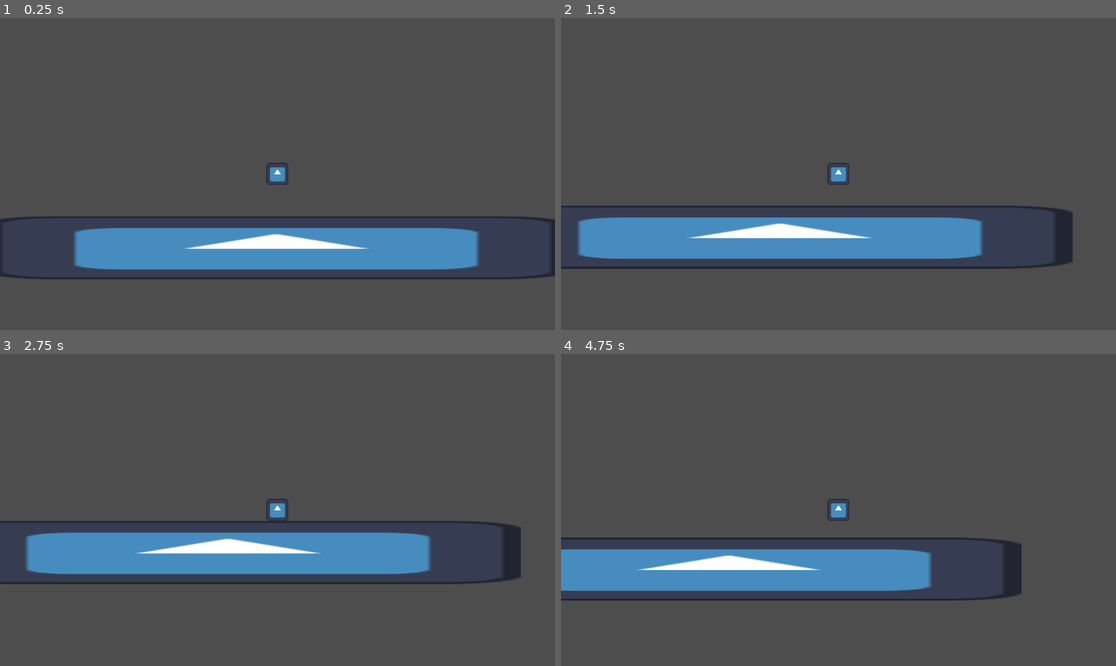
Above: before the commit, frames 1-4 (two rows, left to right).
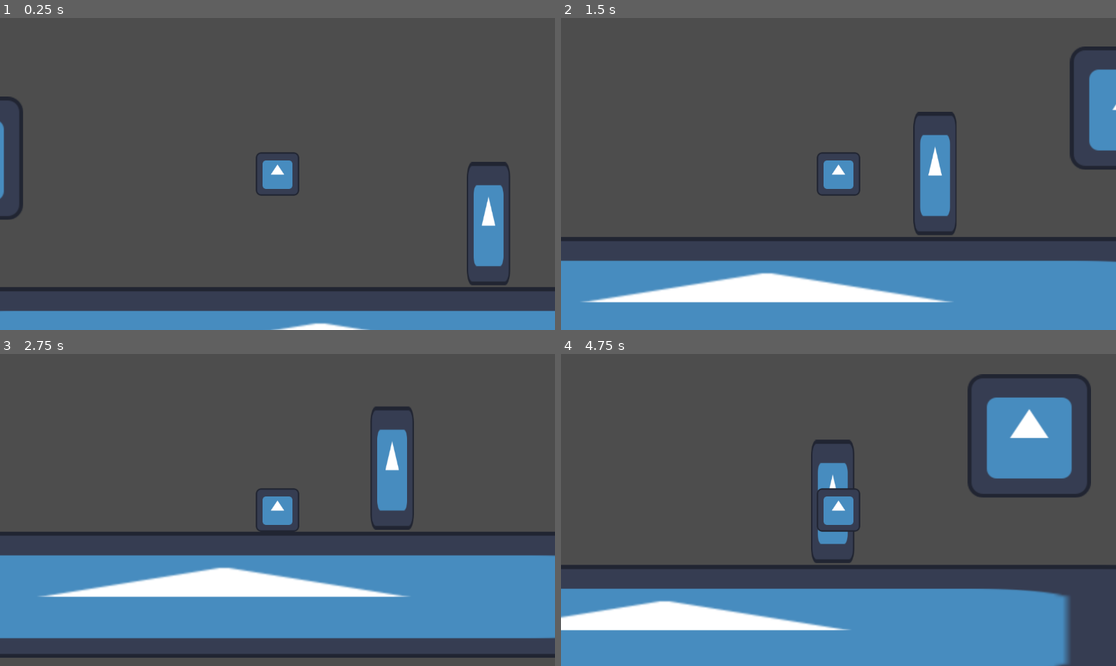
Above: after the commit, the same moments.

Repository: Andre700/Time_Flip
Game: Godot game, scene res://scenes/level.tscn
Two runs of this game, one before a commit and one after it. Both use one fixed random seed, a clock stepped at 60 frames per second and the inputs below. The engine's default icon, where the game draws it, is replaced by a stand-in: a white triangle on a blue panel in a dark square.
Inputs:
- Up to frame 1 (0.25 s): no input
- Up to frame 2 (1.5 s): hold D (move_right) from 0.53 s (still down); tap F (action, bound only after the commit) at 0.6, 1.35 s; tap Space (jump) at 0.77 s
- Up to frame 3 (2.75 s): tap Space (jump) at 1.52 s; release D (move_right) at 2.03 s; hold A (move_left) from 2.03 s (still down); tap F (action, bound only after the commit) at 2.1 s
- Up to frame 4 (4.75 s): release A (move_left) at 2.78 s; hold D (move_right) 2.78-4.28 s; tap F (action, bound only after the commit) at 2.85, 3.6, 4.35 s; tap Space (jump) at 3.02, 3.77, 4.52 s; hold A (move_left) from 4.28 s (still down)

The runs differ from the first frame. In frame 1, 22% of the frame differs, in the area x 0-100%, y 25-100%; in frame 2, 37%; in frame 3, 33%; in frame 4, 39%, in the area x 0-100%, y 6-100%.

Commit message:
Created initial level flip implementation

Diff:
--- a/project.godot
+++ b/project.godot
@@ -33,6 +33,11 @@
 "events": [Object(InputEventKey,"resource_local_to_scene":false,"resource_name":"","device":-1,"window_id":0,"alt_pressed":false,"shift_pressed":false,"ctrl_pressed":false,"meta_pressed":false,"pressed":false,"keycode":0,"physical_keycode":32,"key_label":0,"unicode":32,"echo":false,"script":null)
 ]
 }
+action={
+"deadzone": 0.5,
+"events": [Object(InputEventKey,"resource_local_to_scene":false,"resource_name":"","device":-1,"window_id":0,"alt_pressed":false,"shift_pressed":false,"ctrl_pressed":false,"meta_pressed":false,"pressed":false,"keycode":0,"physical_keycode":70,"key_label":0,"unicode":102,"echo":false,"script":null)
+]
+}
 
 [layer_names]
 
--- /dev/null
+++ b/scenes/flip_point.tscn
@@ -0,0 +1,21 @@
+[gd_scene load_steps=4 format=3 uid="uid://b6w3xc0u2o77p"]
+
+[ext_resource type="Script" path="res://scripts/flip_point.gd" id="1_k2alu"]
+[ext_resource type="Texture2D" uid="uid://bfcy68bi306i4" path="res://icon.svg" id="2_o6rrl"]
+
+[sub_resource type="RectangleShape2D" id="RectangleShape2D_0r786"]
+size = Vector2(44, 128)
+
+[node name="FlipPoint" type="Area2D" groups=["flip_point"]]
+position = Vector2(693, 219)
+collision_mask = 2
+script = ExtResource("1_k2alu")
+
+[node name="Sprite2D" type="Sprite2D" parent="."]
+position = Vector2(17, -1)
+scale = Vector2(0.351563, 1)
+texture = ExtResource("2_o6rrl")
+
+[node name="CollisionShape2D" type="CollisionShape2D" parent="."]
+position = Vector2(17, -1)
+shape = SubResource("RectangleShape2D_0r786")
--- a/scenes/level.tscn
+++ b/scenes/level.tscn
@@ -1,12 +1,36 @@
-[gd_scene load_steps=4 format=3 uid="uid://ena3j1xs88qo"]
+[gd_scene load_steps=7 format=3 uid="uid://ena3j1xs88qo"]
 
 [ext_resource type="Texture2D" uid="uid://bfcy68bi306i4" path="res://icon.svg" id="1_4dw0p"]
+[ext_resource type="Script" path="res://scripts/level.gd" id="1_kscwo"]
 [ext_resource type="PackedScene" uid="uid://dypj618bp5h6a" path="res://scenes/player.tscn" id="2_t1d67"]
+[ext_resource type="PackedScene" uid="uid://b6w3xc0u2o77p" path="res://scenes/flip_point.tscn" id="3_2bqkp"]
+
+[sub_resource type="RectangleShape2D" id="RectangleShape2D_4dlwo"]
+size = Vector2(129, 126)
 
 [sub_resource type="RectangleShape2D" id="RectangleShape2D_27qo3"]
 size = Vector2(1217, 127)
 
 [node name="Level" type="Node2D"]
+script = ExtResource("1_kscwo")
+
+[node name="World B" type="Node2D" parent="."]
+
+[node name="StaticBody2D" type="StaticBody2D" parent="World B" groups=["world_b"]]
+
+[node name="Sprite2D2" type="Sprite2D" parent="World B/StaticBody2D"]
+position = Vector2(914, 150)
+texture = ExtResource("1_4dw0p")
+
+[node name="CollisionShape2D" type="CollisionShape2D" parent="World B/StaticBody2D"]
+position = Vector2(913.5, 150)
+shape = SubResource("RectangleShape2D_4dlwo")
+
+[node name="World A" type="Node2D" parent="." groups=["world_a"]]
+
+[node name="Sprite2D" type="Sprite2D" parent="World A"]
+position = Vector2(163, 150)
+texture = ExtResource("1_4dw0p")
 
 [node name="StaticBody2D" type="StaticBody2D" parent="."]
 position = Vector2(534, 348)
@@ -21,5 +45,7 @@
 position = Vector2(0.5, -0.5)
 shape = SubResource("RectangleShape2D_27qo3")
 
-[node name="CharacterBody2D" parent="." instance=ExtResource("2_t1d67")]
-position = Vector2(538, 183)
+[node name="FlipPoint" parent="." instance=ExtResource("3_2bqkp")]
+
+[node name="Player" parent="." instance=ExtResource("2_t1d67")]
+position = Vector2(491, 153)
--- a/scenes/player.tscn
+++ b/scenes/player.tscn
@@ -6,7 +6,7 @@
 [sub_resource type="RectangleShape2D" id="RectangleShape2D_f84o3"]
 size = Vector2(45, 45)
 
-[node name="Player" type="CharacterBody2D"]
+[node name="Player" type="CharacterBody2D" groups=["player"]]
 position = Vector2(0, 1)
 collision_layer = 2
 script = ExtResource("1_c0c2b")
@@ -19,3 +19,4 @@
 shape = SubResource("RectangleShape2D_f84o3")
 
 [node name="Camera2D" type="Camera2D" parent="."]
+zoom = Vector2(2, 2)
--- /dev/null
+++ b/scripts/flip_point.gd
@@ -0,0 +1,9 @@
+extends Area2D
+
+signal flip_world
+
+@onready var player = get_tree().get_first_node_in_group('player')
+
+func _process(delta):
+	if overlaps_body(player) and Input.is_action_just_pressed("action"):
+		flip_world.emit()
--- /dev/null
+++ b/scripts/level.gd
@@ -0,0 +1,27 @@
+extends Node2D
+
+@onready var area = $Area2D
+
+var flip_points
+
+func _ready():
+	flip_points = get_tree().get_nodes_in_group("flip_point")
+	for point in flip_points:
+		point.flip_world.connect(_on_flip_world)
+
+func _on_flip_world():
+	var world_b = get_tree().get_first_node_in_group("world_b")
+	world_b.visible = !world_b.visible
+
+	var world_b_children = world_b.get_children()
+	for node in world_b_children:
+		if node is CollisionShape2D:
+			node.disabled = !node.disabled
+
+	var world_a = get_tree().get_first_node_in_group("world_a")
+	world_a.visible = !world_a.visible
+
+	var world_a_children = world_a.get_children()
+	for node in world_a_children:
+		if node is CollisionShape2D:
+			node.disabled = !node.disabled
--- a/scripts/player.gd
+++ b/scripts/player.gd
@@ -1,4 +1,5 @@
 extends CharacterBody2D
+class_name Player
 
 @export var gravity = 400
 @export var jump_force = 200
